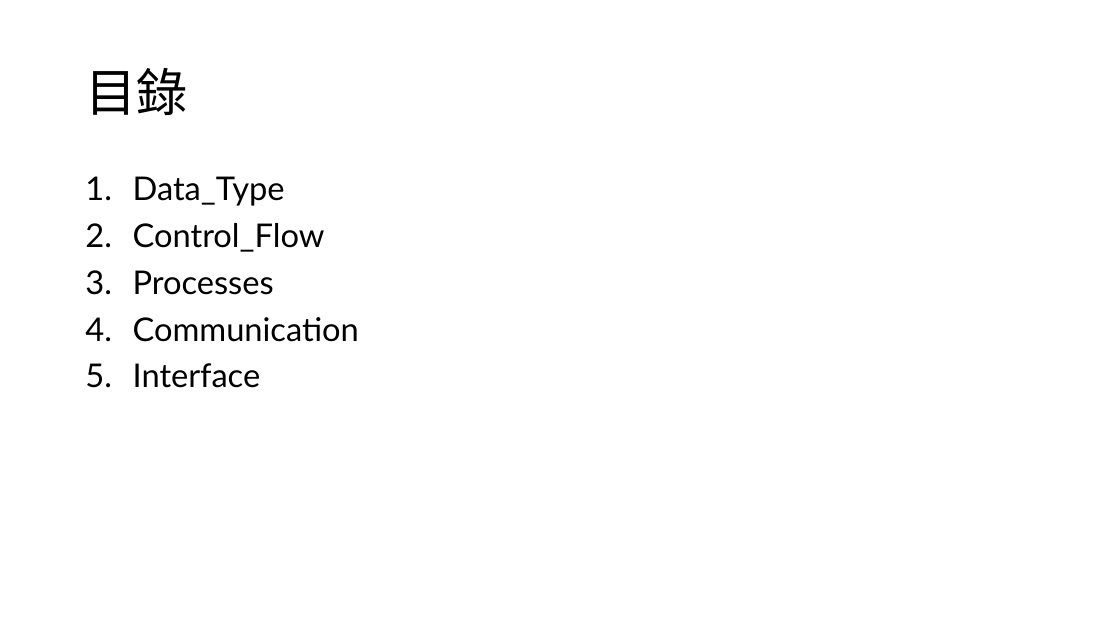
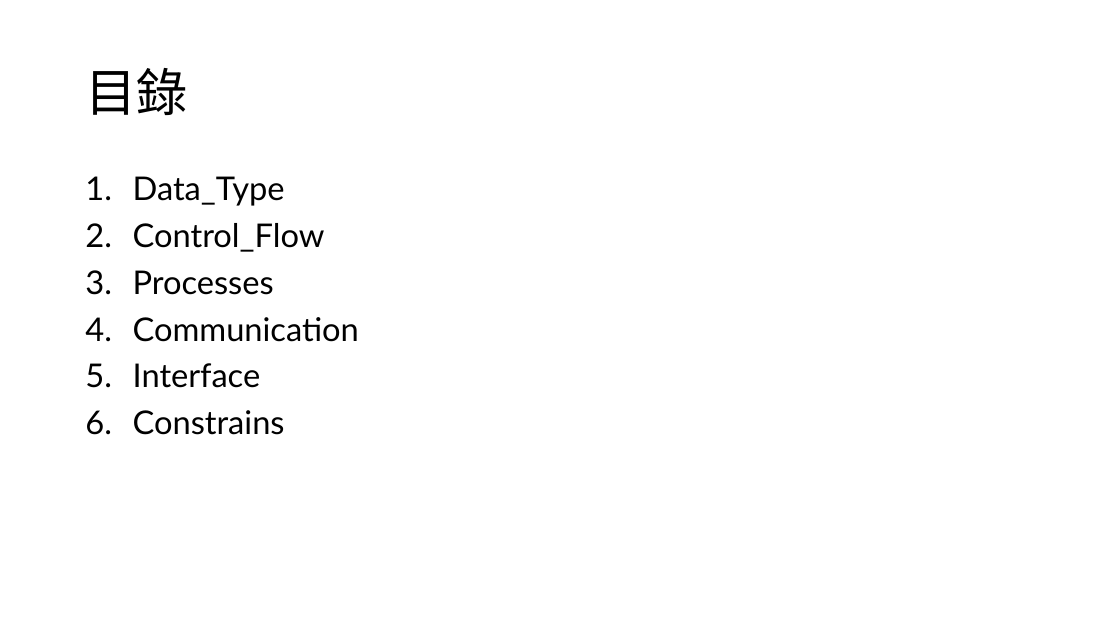
Before and after one commit to s9001055/DV_learning, a slide deck: slide 2 of SystemVerilog_語法學習.pptx. Drawn at 1120x630 pixels with LibreOffice and Linux fonts; fonts in the diff are those of the drawing. Boxes give left, top, right and bottom in pixels: in the first picture for what was removed or moved away, otherwise in the second. Text is boxed around its words. In the diff, an @@ line names an element or a change of style, - is before the commit and + after.

Commit message:
Add: Constraints 1. rand, randc 2. constrain block 3. inside, constrain weighted

```diff
--- a/SystemVerilog_語法學習.pptx
+++ b/SystemVerilog_語法學習.pptx
@@ text at (x1=133, y1=410, x2=285, y2=435): paragraph added @@
+6. Constrains
```
Also in this commit, not shown: 1 slide added, 6 other files.
